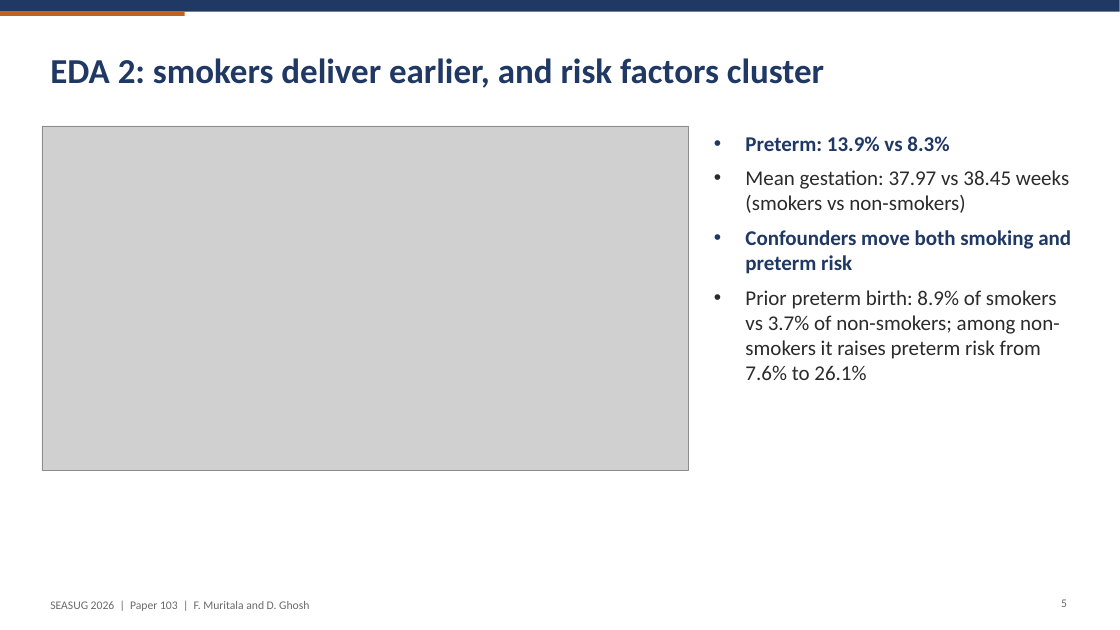
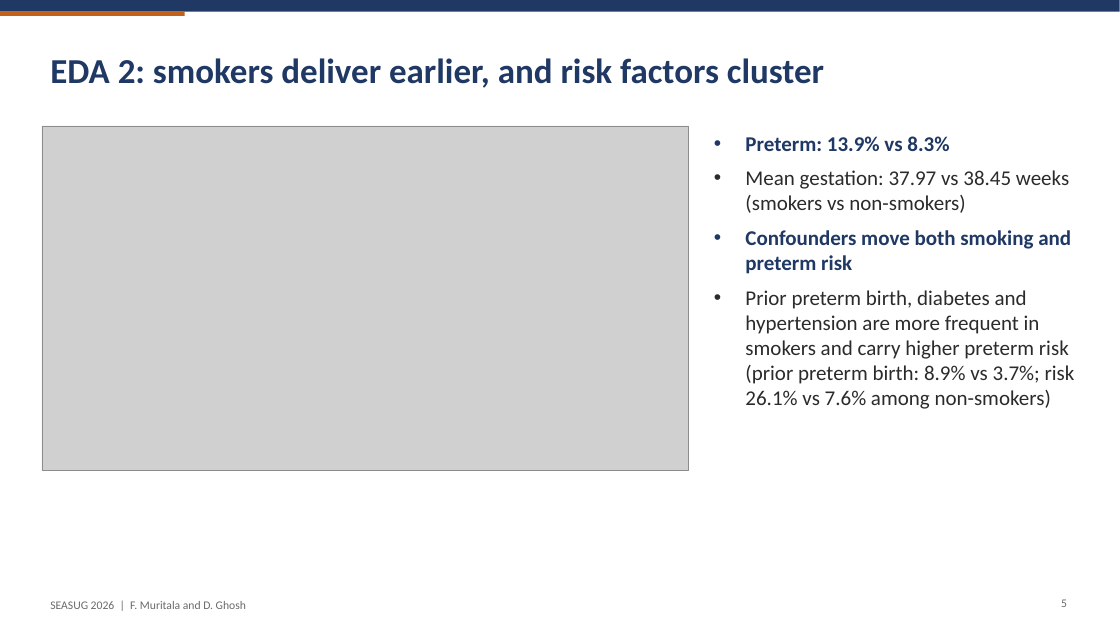
Before and after one commit to fmurital/Causal-Inference-, a slide deck: slide 5 of slides/SEASUG2026_Slides_Muritala_Ghosh.pptx. Drawn at 1120x630 pixels with LibreOffice and Linux fonts; fonts in the diff are those of the drawing; grey boxes stand for pictures. Boxes give left, top, right and bottom in pixels: in the first picture for what was removed or moved away, otherwise in the second. Text is boxed around its words. In the diff, an @@ line names an element or a change of style, - is before the commit and + after.

Commit message:
Final SEASUG 2026 materials: impersonal paper typeset in LaTeX, updated slides, README and figure fix

```diff
--- a/slides/SEASUG2026_Slides_Muritala_Ghosh.pptx
+++ b/slides/SEASUG2026_Slides_Muritala_Ghosh.pptx
@@ text at (745,290,1075,409): text changed @@
-• Prior preterm birth: 8.9% of smokers vs 3.7% of non-smokers; among non-smokers it raises preterm risk from 7.6% to 26.1%
+• Prior preterm birth, diabetes and hypertension are more frequent in smokers and carry higher preterm risk (prior preterm birth: 8.9% vs 3.7%; risk 26.1% vs 7.6% among non-smokers)
@@ text at (50,601,246,609): text changed @@
-SEASUG 2026 | Paper 103 | F. Muritala and D. Ghosh
+SEASUG 2026 | F. Muritala and D. Ghosh
```
Also in this commit, not shown: 14 other slides changed, 15 other files.
